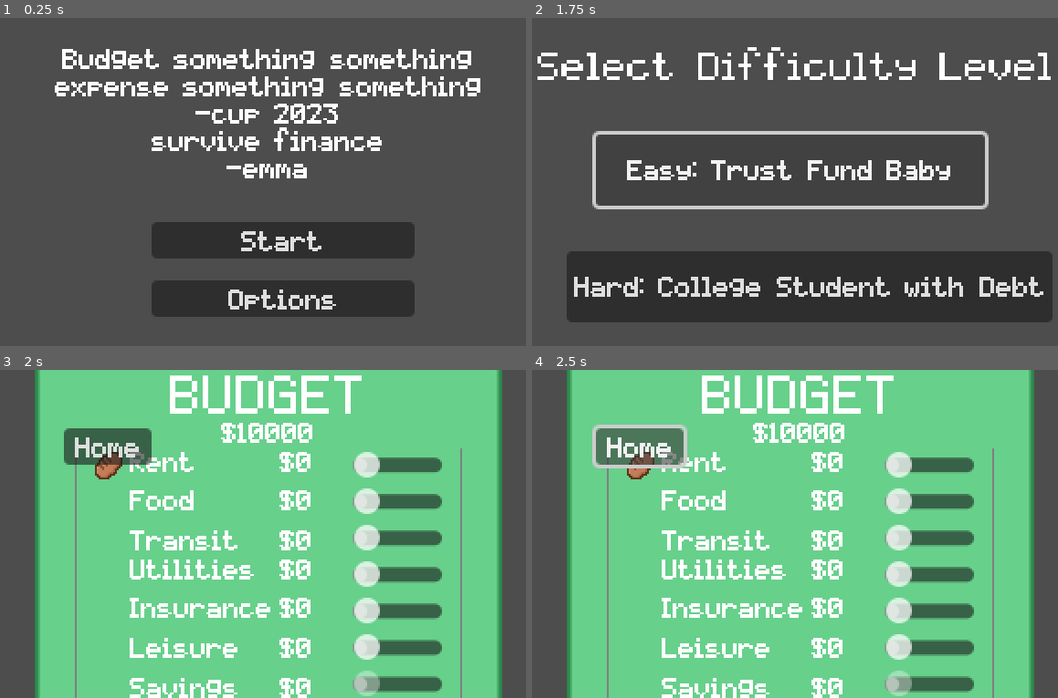
Above: before the commit, frames 1-4 (two rows, left to right).
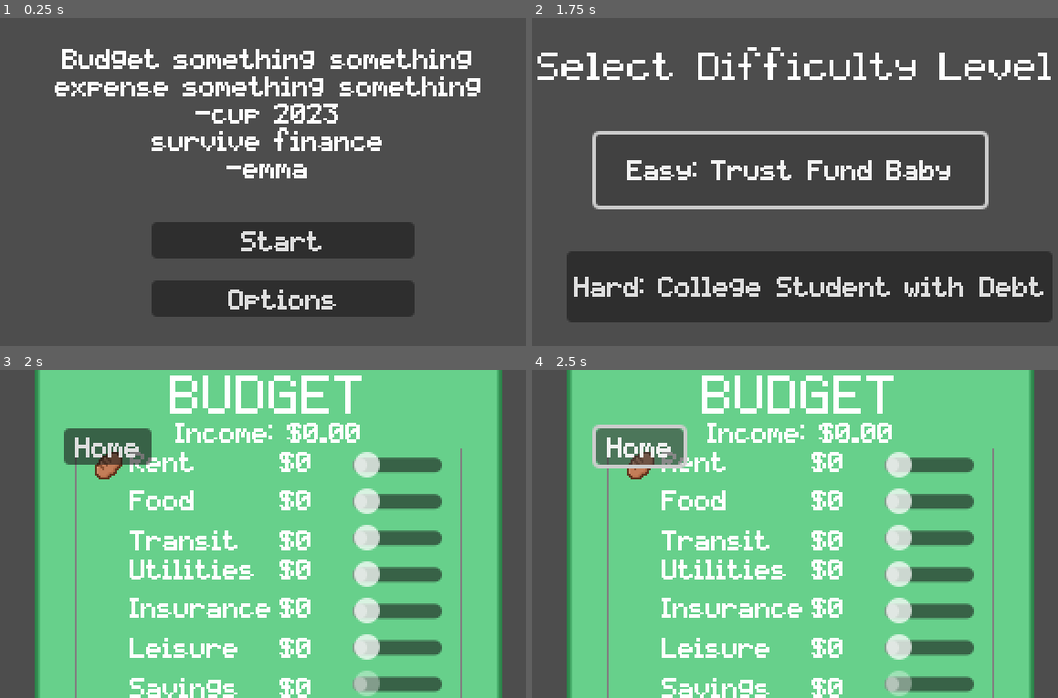
Above: after the commit, the same moments.

Repository: axu-1/Technica-2023-Godot-Project
Game: Godot game, scene res://main.tscn
The game is run twice, just before and just after one commit, with the same random seed, the same clock (stepped at 60 frames per second) and the same inputs.
Inputs:
- Up to frame 1 (0.25 s): no input
- Up to frame 2 (1.75 s): click "Start" at 0.5 s; click "Easy: Trust Fund Baby" at 1.25 s
- Up to frame 3 (2 s): no input
- Up to frame 4 (2.5 s): click "Home" at 2 s

Frames 1-2 are identical in both runs. In frame 3, 1.1% of the frame differs, in the area x 33-69%, y 16-23%; in frame 4, 1.1%.
Error after the commit: Invalid assignment of property or key 'text' with value of type 'String' on a base object of type 'null instance'. (res://BudgetMenu/budget_menu.gd:23)

Commit message:
Push again

Diff:
--- a/BudgetMenu/budget_menu.gd
+++ b/BudgetMenu/budget_menu.gd
@@ -1,12 +1,21 @@
 extends CanvasLayer
 
+@onready var income_num = $%IncomeNum
 @onready var rent_num = $%RentNum
 @onready var food_num = $%FoodNum
 @onready var transit_num = $%TransitNum
 @onready var insurance_num = $%InsuranceyNum
 @onready var leisure_num = $%LeisureNum
 @onready var utilities_num = $%UtilitiesNum
-@onready var income_num = $%IncomeLabel
+@onready var savings_num = $%SavingsNum
+
+@onready var rent_slider = $%RentSlider
+@onready var food_slider = $%RentSlider
+@onready var transit_slider = $%RentSlider
+@onready var utilities_slider = $%RentSlider
+@onready var insurance_slider = $%RentSlider
+@onready var leisure_slider = $%RentSlider
+@onready var savings_slider = $%RentSlider
 
 # Called when the node enters the scene tree for the first time.
 func _ready():
@@ -38,7 +47,8 @@
 	Game.transit = value
 
 func _on_savings_slider_value_changed(value):
-	pass # Replace with function body.
+	savings_num.text = "$" + str(value)
+	Game.savings = value
 
 func set_stats():
 	match Game.difficulty_lvl:
--- a/BudgetMenu/budget_menu.tscn
+++ b/BudgetMenu/budget_menu.tscn
@@ -143,29 +143,36 @@
 size_flags_horizontal = 3
 
 [node name="RentSlider" type="HSlider" parent="BackgroundPanelContainer/VBoxContainer/HorizontalBoxContainer/SliderVBoxContainer"]
+unique_name_in_owner = true
 layout_mode = 2
 size_flags_vertical = 3
 
 [node name="FoodSlider" type="HSlider" parent="BackgroundPanelContainer/VBoxContainer/HorizontalBoxContainer/SliderVBoxContainer"]
+unique_name_in_owner = true
 layout_mode = 2
 size_flags_vertical = 3
 
 [node name="TransitSlider" type="HSlider" parent="BackgroundPanelContainer/VBoxContainer/HorizontalBoxContainer/SliderVBoxContainer"]
+unique_name_in_owner = true
 layout_mode = 2
 
 [node name="UtlitiesSlider" type="HSlider" parent="BackgroundPanelContainer/VBoxContainer/HorizontalBoxContainer/SliderVBoxContainer"]
+unique_name_in_owner = true
 layout_mode = 2
 size_flags_vertical = 3
 
 [node name="InsuranceSlider" type="HSlider" parent="BackgroundPanelContainer/VBoxContainer/HorizontalBoxContainer/SliderVBoxContainer"]
+unique_name_in_owner = true
 layout_mode = 2
 size_flags_vertical = 3
 
 [node name="LeisureSlider" type="HSlider" parent="BackgroundPanelContainer/VBoxContainer/HorizontalBoxContainer/SliderVBoxContainer"]
+unique_name_in_owner = true
 layout_mode = 2
 size_flags_vertical = 3
 
 [node name="SavingsSlider" type="HSlider" parent="BackgroundPanelContainer/VBoxContainer/HorizontalBoxContainer/SliderVBoxContainer"]
+unique_name_in_owner = true
 layout_mode = 2
 editable = false
 scrollable = false
--- a/Expense/expense.tscn
+++ /dev/null
@@ -1,3 +0,0 @@
-[gd_scene format=3 uid="uid://c3q41svgch3hy"]
-
-[node name="expense" type="Node2D"]
--- /dev/null
+++ b/WalkingMenu/walking.tscn
@@ -0,0 +1,7 @@
+[gd_scene format=3 uid="uid://c3q41svgch3hy"]
+
+[node name="WalkingMenu" type="Node2D"]
+
+[node name="Background" type="AnimatedSprite2D" parent="."]
+
+[node name="Character" type="AnimatedSprite2D" parent="."]
